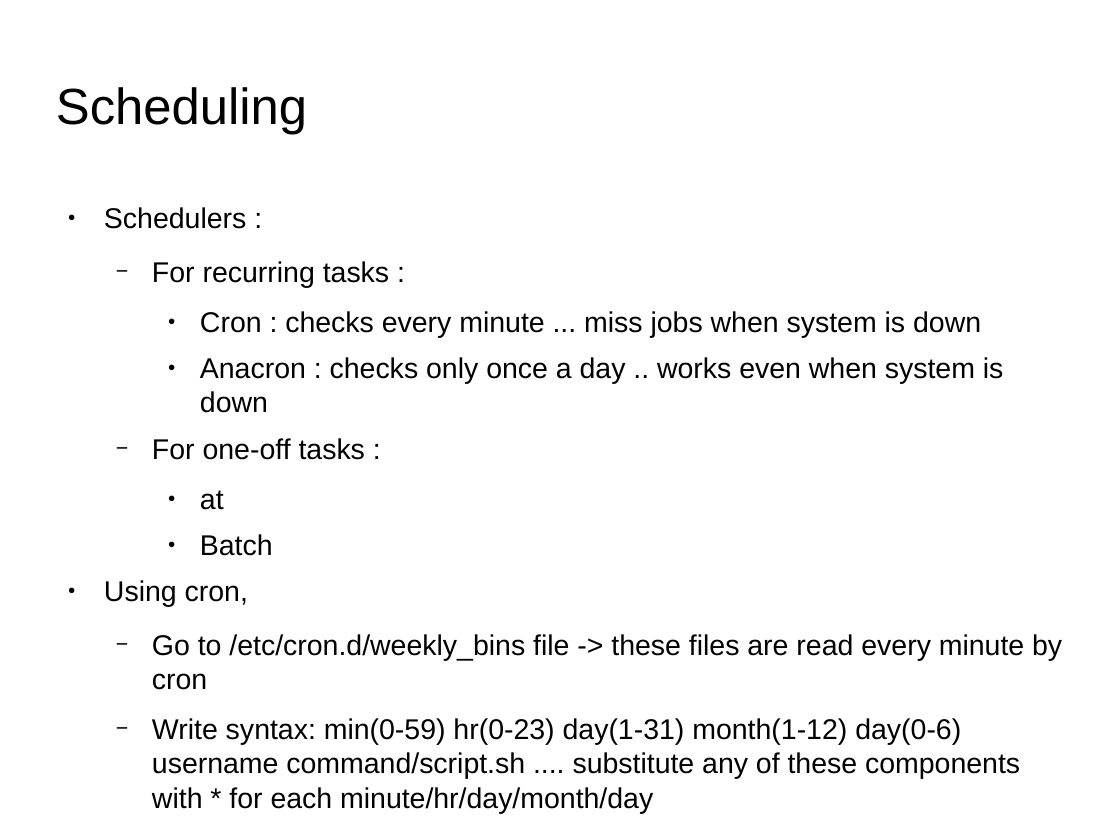
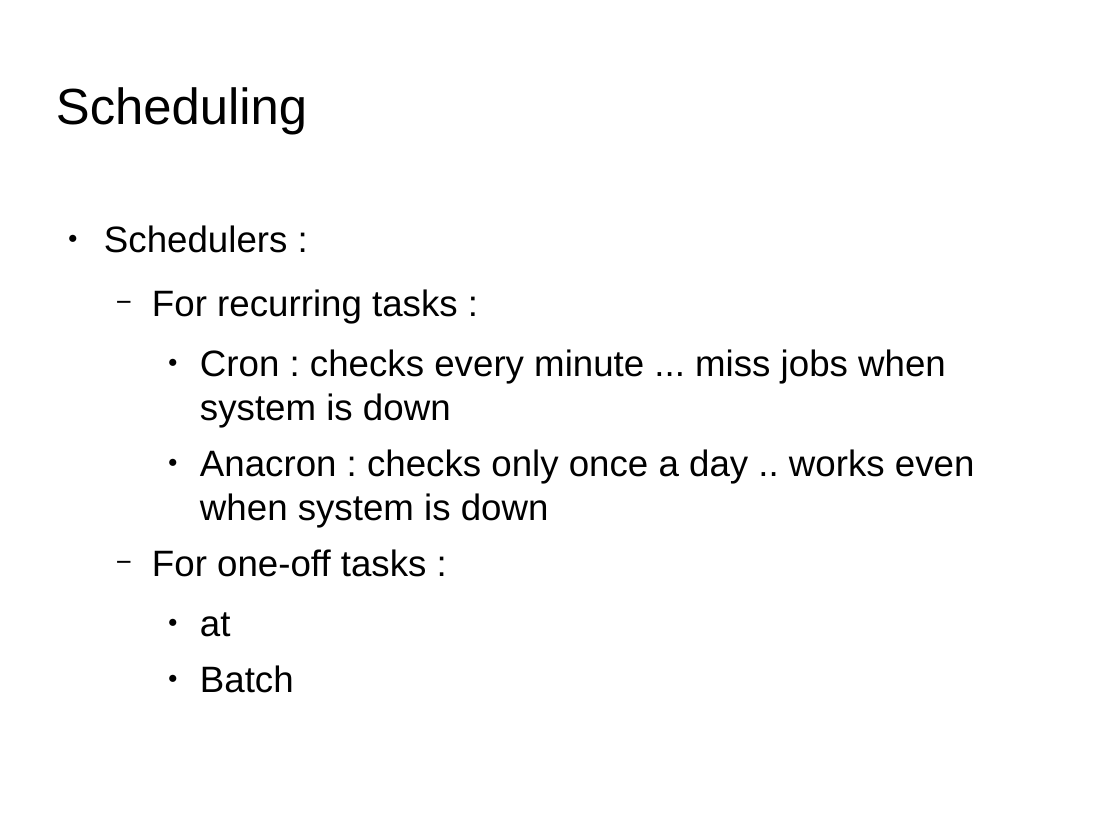
Before and after one commit to shikha-desai/Internship_PreWork, a slide deck: slide 27 of Shell_Script/Shell_Script_Notes.odp (slide 20 before the commit). Drawn at 1120x840 pixels with LibreOffice and Linux fonts; fonts in the diff are those of the drawing; background and template pictures are left out. Boxes give left, top, right and bottom in pixels: in the first picture for what was removed or moved away, otherwise in the second. Text is boxed around its words. In the diff, an @@ line names an element or a change of style, - is before the commit and + after.

```diff
--- a/Shell_Script/Shell_Script_Notes.odp
+++ b/Shell_Script/Shell_Script_Notes.odp
@@ text "Schedulers :": place and size @@
-text "Schedulers :" at (104, 207, 1062, 813)
+text "Schedulers :" at (104, 225, 975, 693)
@@ text "Schedulers :" at (104, 225, 975, 693): size 20.1 to 26 pt @@
@@ text at (104, 580, 1062, 813): paragraphs removed @@
-● Using cron,
-  − Go to /etc/cron.d/weekly_bins file -> these files are read every minute by cron
-  − Write syntax: min(0-59) hr(0-23) day(1-31) month(1-12) day(0-6) username command/script.sh .... substitute any of these components with * for each minute/hr/day/month/day
```
Also in this commit, not shown: 1 other slide changed, 9 slides added, 5 other files.
